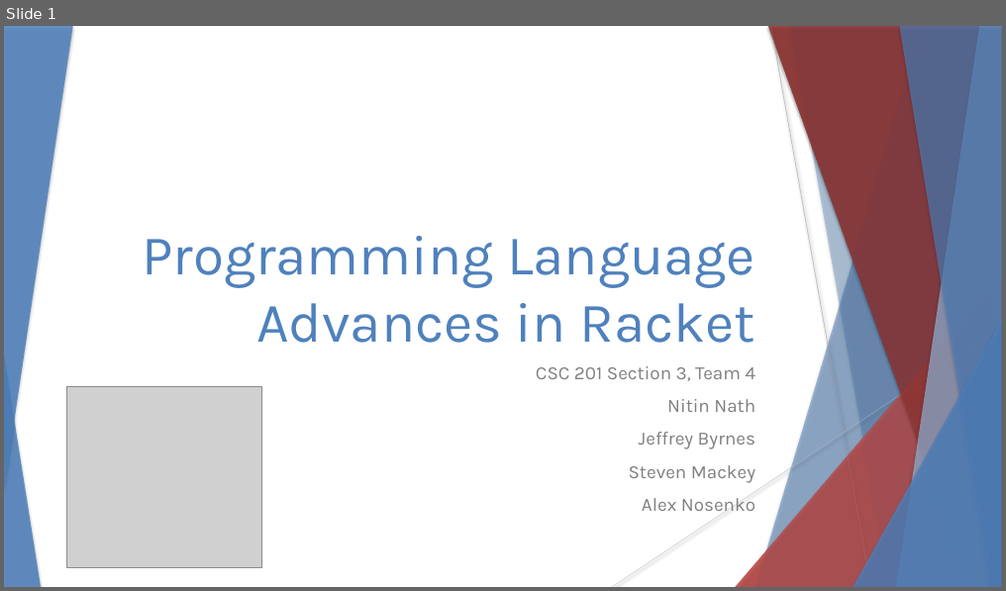
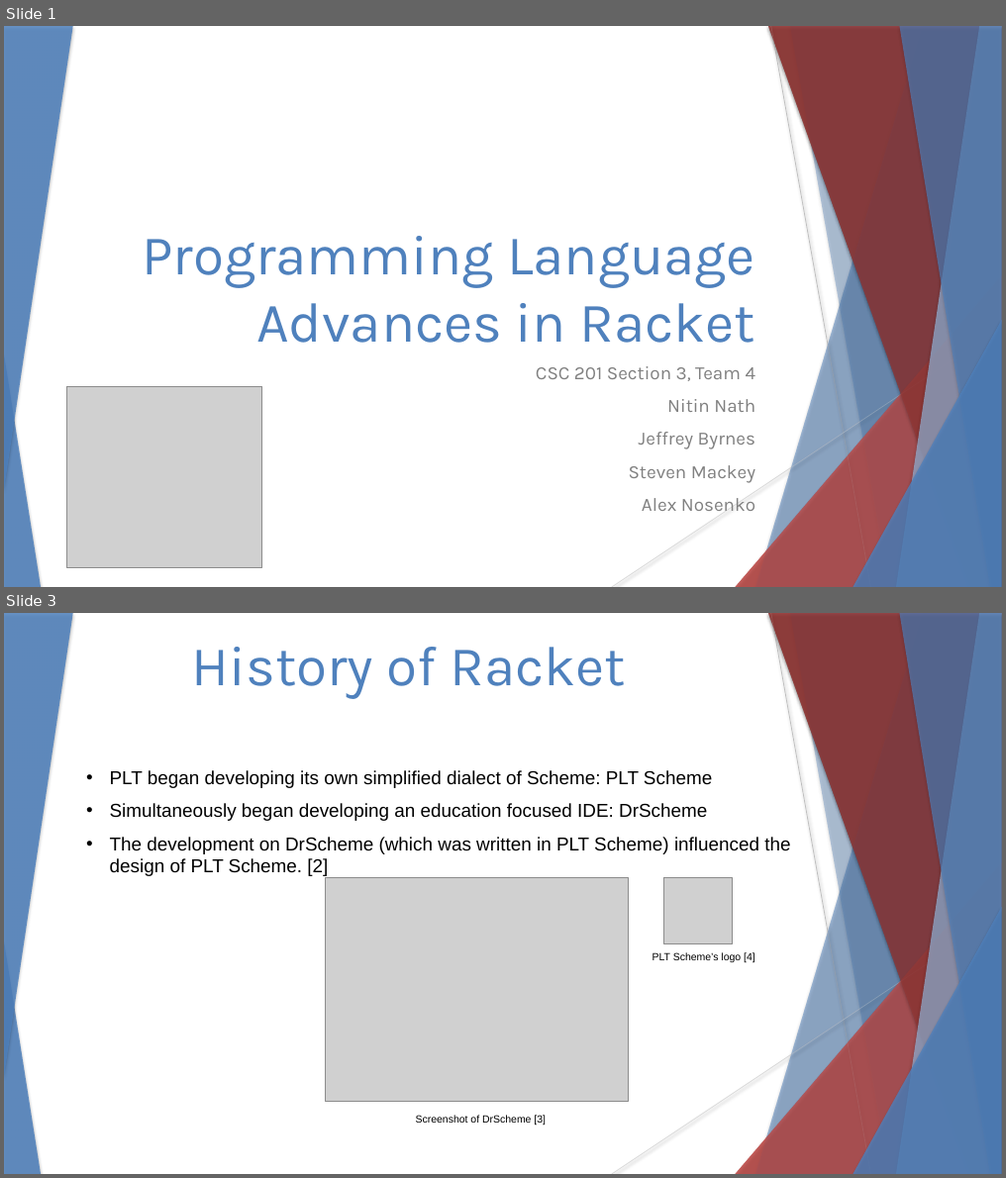
Before and after one commit to stevester94/CSC201_Project, a slide deck: CSC201Sec3Proj3Team4.pptx. Shown one above the other, each under a label of ours: slide 1 before the commit, slides 1 and 3 after it; the slides between them are not shown. The pictures are 1006x591 and 1006x1178 pixels, drawn with LibreOffice and Linux fonts; fonts in the diff are those of the drawing; grey boxes stand for pictures. Boxes give left, top, right and bottom in pixels: in the first picture for what was removed or moved away, otherwise in the second. Text is boxed around its words. In the diff, an @@ line names an element or a change of style, - is before the commit and + after.

Commit message:
First pass at history of racket

```diff
--- a/CSC201Sec3Proj3Team4.pptx
+++ b/CSC201Sec3Proj3Team4.pptx
@@ slide 3 added at box(4, 613, 1002, 1174), background #FFFFFF; not listed: 18 template elements that a slide beside it also shows @@
@@ text added at box(192, 647, 625, 699), 54 pt, text #4F81BD @@
+History of Racket
@@ text added at box(110, 770, 790, 876), 18 pt, text #000000 @@
+• PLT began developing its own simplified dialect of Scheme: PLT Scheme
+• Simultaneously began developing an education focused IDE: DrScheme
+• The development on DrScheme (which was written in PLT Scheme) influenced the design of PLT Scheme. [2]
@@ picture added at box(325, 878, 629, 1102) @@
@@ picture added at box(664, 878, 734, 945) @@
@@ text added at box(652, 953, 755, 962), 10 pt, text #000000 @@
+PLT Scheme’s logo [4]
@@ text added at box(416, 1115, 546, 1125), 10 pt, text #000000 @@
+Screenshot of DrScheme [3]
```
Also in this commit, not shown: 3 other slides added.
